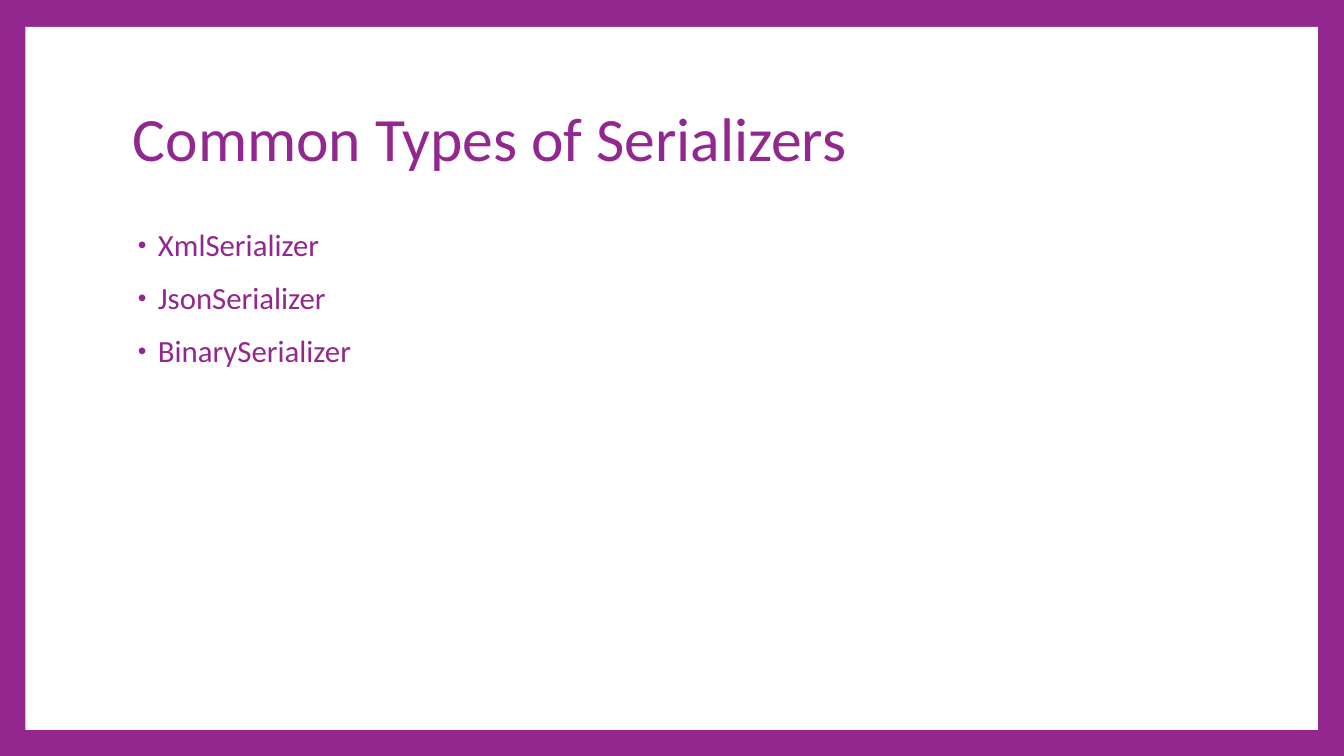
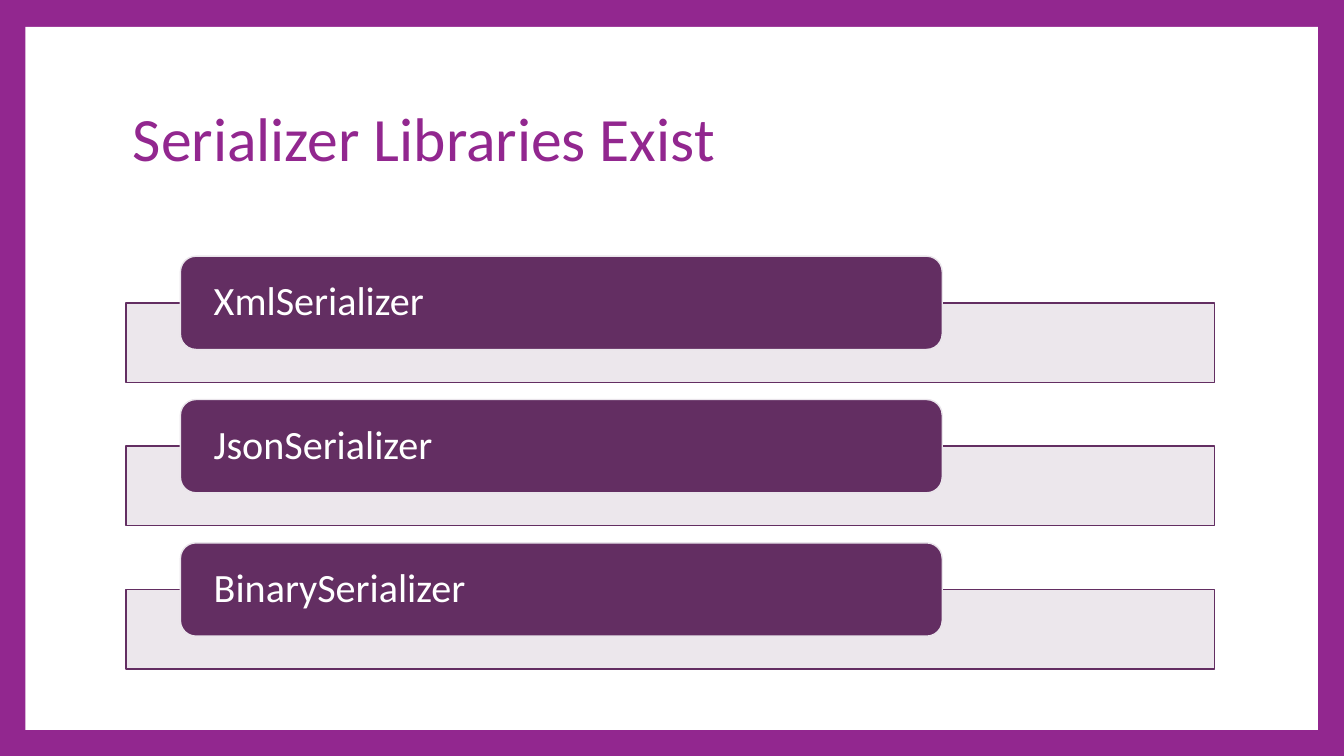
Before and after one commit to cdiggins/cs321, a slide deck: slide 16 of class-notes/cs321-winter-2023-lecture-17-classes-for-data.pptx (slide 7 before the commit). Drawn at 1344x756 pixels with LibreOffice and Linux fonts; fonts in the diff are those of the drawing. Boxes give left, top, right and bottom in pixels: in the first picture for what was removed or moved away, otherwise in the second. Text is boxed around its words. In the diff, an @@ line names an element or a change of style, - is before the commit and + after.

```diff
--- a/class-notes/cs321-winter-2023-lecture-17-classes-for-data.pptx
+++ b/class-notes/cs321-winter-2023-lecture-17-classes-for-data.pptx
@@ title at (133, 118, 715, 162): text changed @@
-Common Types of Serializers
+Serializer Libraries Exist
@@ text removed at (158, 234, 351, 367) @@
-• XmlSerializer
-• JsonSerializer
-• BinarySerializer
@@ group added at (126, 256, 1215, 669): 3 rectangles, 3 rounded rectangles, 3 texts @@
+XmlSerializer
+JsonSerializer
+BinarySerializer
```
Also in this commit, not shown: 7 other slides changed, 8 slides added, 1 slide removed, 5 other files.
